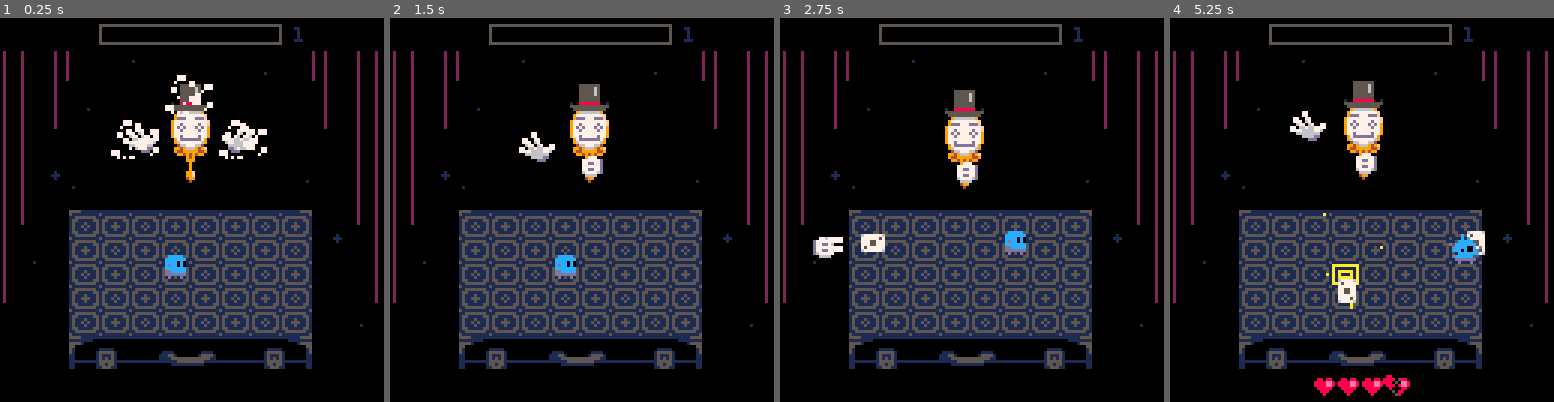
Above: before the commit, frames 1-4 (left to right).
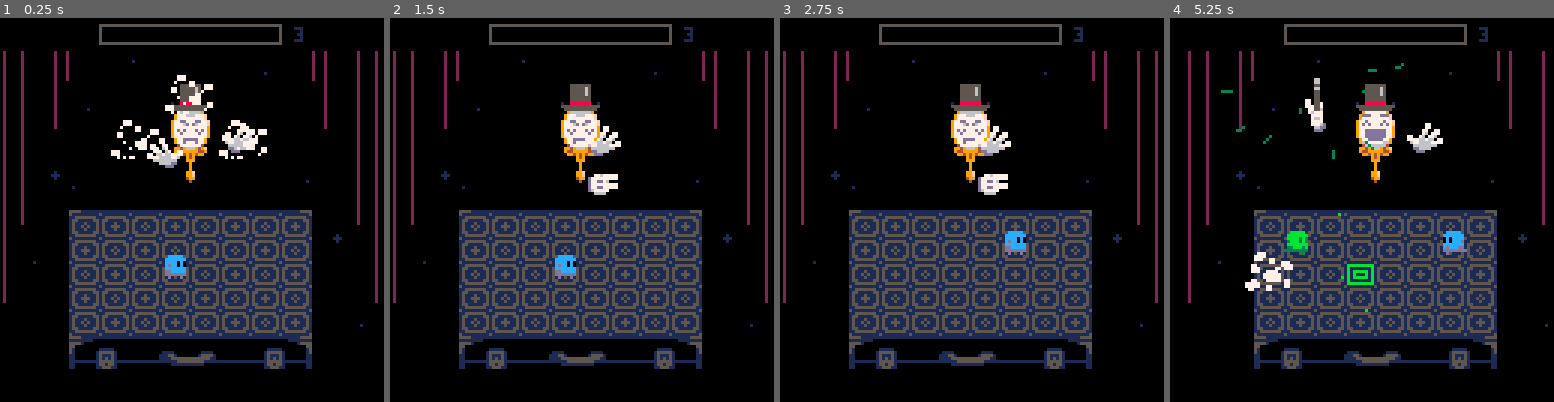
Above: after the commit, the same moments.

Repository: aylanonsense/just-one-boss
Game: PICO-8 cartridge cart.p8
The game is run twice, just before and just after one commit, with the same random seed, the same clock (stepped at 60 frames per second) and the same inputs.
Inputs:
- Up to frame 1 (0.25 s): no input
- Up to frame 2 (1.5 s): tap X (X key) at 0.33, 1.07 s; tap O (Z key) at 0.7 s
- Up to frame 3 (2.75 s): hold Right 1.6-2.1 s; tap O (Z key) at 1.7, 2.1, 2.5 s; tap X (X key) at 1.85 s; hold Up 2.15-2.42 s; hold Right from 2.47 s (still down)
- Up to frame 4 (5.25 s): tap O (Z key) every 0.4 s from 2.9 to 4.9 s; tap X (X key) at 2.97, 4.08, 5.2 s; release Right at 3.03 s; hold Left 3.08-3.58 s; hold Down 3.63-3.97 s; hold Right 4.02-4.68 s; hold Up 4.73-5.03 s; hold Left from 5.08 s (still down)

The runs differ from the first frame. In frame 1, 0.9% of the frame differs, in the area x 32-79%, y 2-40%; in frame 2, 2.5%; in frame 3, 3.0%; in frame 4, 24%, in the area x 0-99%, y 1-99%.

Commit message:
Casting spells with two wands

Diff:
--- a/cart.p8
+++ b/cart.p8
@@ -31,7 +31,7 @@
 local rainbow_color
 
 -- global config vars
-local beginning_phase=1
+local beginning_phase=3
 local tiles_collected
 
 -- global scene vars
@@ -372,7 +372,7 @@
 			end
 		end,
 		gain_health=function(self)
-			local health=10
+			local health=ternary(self.phase<1,10,7)
 			self.health=mid(0,self.health+health,60)
 			self.rainbow_frames=15+(self.health-self.visible_health)
 		end
@@ -624,8 +624,6 @@
 		idle_mult=0,
 		idle_x=0,
 		idle_y=0,
-		hover_frames=0,
-		hover_dir=1,
 		visible=false,
 		init=function(self)
 			self.coins={}
@@ -643,19 +641,6 @@
 			self.idle_y=self.idle_mult*2*sin(self.frames_alive/30)
 			decrement_counter_prop(self,"laser_charge_frames")
 			decrement_counter_prop(self,"laser_preview_frames")
-			if decrement_counter_prop(self,"hover_frames") then
-				self.vx=0
-				self.vy=0
-			end
-			-- hover left and right
-			if self.hover_frames>0 then
-				if self.x<=5 then
-					self.hover_dir=1
-				elseif self.x>=75 then
-					self.hover_dir=-1
-				end
-				self.vx,self.vy=2*self.hover_dir,0
-			end
 			self:apply_move()
 			self:apply_velocity()
 			-- create particles when charging laser
@@ -784,7 +769,11 @@
 			boss_health.health=0
 			spawn_magic_tile(140)
 			if boss_health.phase==3 then
-				return self:cast_reflection()
+				return self:promise("return_to_ready_position",2)
+					:and_then("cast_reflection",false)
+			elseif boss_health.phase==4 then
+				return self:promise("return_to_ready_position",2)
+					:and_then("cast_reflection",true)
 			else
 				return self:promise(10)
 			end
@@ -794,7 +783,6 @@
 			self.right_hand:cancel_everything()
 			self:cancel_promises()
 			self.vx,self.vy,self.movement=0,0 -- ,nil
-			self.hover_frames=0
 			self.laser_charge_frames=0
 			self.laser_preview_frames=0
 			foreach(entities,function(entity)
@@ -884,9 +872,29 @@
 				:and_then("bloom_flowers")
 				:and_then(30)
 		end,
-		cast_reflection=function(self)
-			local promise=self:promise("set_expression",2)
-				:and_then(self.left_hand,"move",23,10,20,ease_in,nil,true)
+		cast_reflection=function(self,upgraded_version)
+			local promise=self:promise("summon_wands",upgraded_version)
+				:and_then(30)
+			if upgraded_version then
+				promise:and_then(self.right_hand,"cast_spell")
+			end
+			return promise:and_then(self.left_hand,"cast_spell")
+				:and_then(self,"set_expression",3)
+				:and_then(function()
+					if upgraded_version then
+						-- todo
+					else
+						player_reflection=spawn_entity("player_reflection")
+					end
+				end)
+				:and_then(60)
+				:and_then("return_to_ready_position")
+				:and_then(60)
+		end,
+		summon_wands=function(self,right_hand_too)
+			local promise=self:promise("set_all_idle",false)
+				:and_then("set_expression",2)
+				:and_then(self.left_hand,"move",23,14,20,ease_in,nil,true)
 				:and_then("set_pose",1)
 			local i
 			for i=1,2 do
@@ -894,19 +902,15 @@
 					:and_then(self.right_hand,"move",-10,0,20,linear,{0,-3,0,-3},true)
 					:and_then("move",10,0,20,linear,{0,3,0,3},true)
 			end
+			if right_hand_too then
+				promise
+					:and_then(self.right_hand,"set_pose",1)
+					:and_then("summon_wand")
+			end
 			return promise
 				:and_then(self,"set_expression",1)
 				:and_then(self.left_hand,"summon_wand")
-				:and_then(30)
-				:and_then("move",-20,-14,12,ease_out,{-20,20,0,20},true)
-				:and_then("set_pose",6)
-				:and_then(self,"set_expression",3)
-				:and_then(function()
-					spawn_particle_burst(self.x-14,self.y-13,20,3,15)
-					freeze_and_shake_screen(0,20)
-					player_reflection=spawn_entity("player_reflection")
-				end)
-				:and_then(30)
+				:and_then(self)
 		end,
 		throw_cards=function(self,hand,heart_row)
 			local promises={}
@@ -937,17 +941,18 @@
 		end,
 		shoot_lasers=function(self)
 			self.left_hand:disapper()
-			return self:promise("set_held_state","right")
+			local promise=self:promise("set_held_state","right")
 				:and_then("set_expression",5)
 				:and_then("set_all_idle",false)
-				:and_then("move",10*player:col()-5,-20,20,ease_in)
-				:and_then("fire_laser")
-				:and_then("hover",5)
-				:and_then(10)
-				:and_then("fire_laser")
-				:and_then("hover",5)
-				:and_then(10)
-				:and_then("fire_laser")
+			local i
+			local col=rnd_int(0,7)
+			for i=1,3 do
+				col=(col+rnd_int(2,6))%8
+				promise=promise
+					:and_then("move",10*col+5,-20,15,ease_in,{0,-10,0,-10})
+					:and_then("fire_laser")
+			end
+			return promise
 		end,
 		-- lowest-level commands
 		bloom_flowers=function(self)
@@ -962,6 +967,7 @@
 		end,
 		return_to_ready_position=function(self,expression,held_hand)
 			self.left_hand.holding_wand=false
+			self.right_hand.holding_wand=false
 			return self:promise("set_expression",expression or 1)
 				:and_then(self.left_hand,"set_pose",3)
 				:and_then(self.right_hand,"set_pose",3)
@@ -1024,14 +1030,13 @@
 			end
 		end,
 		fire_laser=function(self)
-			return self:promise("charge_laser",14)
+			return self:promise("charge_laser",10)
 				:and_then(4)
-				:and_then("preview_laser",10)
+				:and_then("preview_laser",6)
 				:and_then("set_expression",0)
-				:and_then("spawn_laser",20)
+				:and_then("spawn_laser",14)
 				:and_then("set_expression",5)
-				:and_then("preview_laser",6)
-				:and_then(20)
+				:and_then("preview_laser",4)
 		end,
 		charge_laser=function(self,frames)
 			self.laser_charge_frames=frames
@@ -1044,10 +1049,6 @@
 		preview_laser=function(self,frames)
 			self.laser_preview_frames=frames
 			return frames
-		end,
-		hover=function(self,cols)
-			self.hover_frames=5*cols+1
-			return 5*cols
 		end,
 		despawn_coins=function(self)
 			local i
@@ -1126,22 +1127,38 @@
 				sspr2(12*self.pose-12,51,12,11,x-ternary(self.is_right_hand,7,4),y-8,self.is_right_hand)
 				if self.holding_wand then
 					if self.pose==1 then
-						sspr2(64,30,7,13,x+4,y-8)
+						sspr2(64,30,7,13,x+ternary(self.is_right_hand,-10,4),y-8,self.is_right_hand)
 					else
-						sspr2(71,30,7,13,x-2,y-16)
+						sspr2(71,30,7,13,x-ternary(self.is_right_hand,3,2),y-16,self.is_right_hand)
 					end
 				end
 			end
 		end,
 		-- highest-level commands
 		throw_cards=function(self,heart_row)
-			local promise=self:promise(11-self.dir*11)
+			local promise=self:promise(13-self.dir*13)
 				:and_then("set_idle",false)
 			local i
 			for i=ternary(self.is_right_hand,1,2),5,2 do
 				promise=promise:and_then("throw_card_at_row",i,i==heart_row)
 			end
 			return promise
+		end,
+		cast_spell=function(self)
+			return self:promise("move",40+20*self.dir,-30,12,ease_out,{-20,20,0,20},false)
+				:and_then("set_pose",6)
+				:and_then(function()
+					spawn_particle_burst(self.x,self.y-20,20,3,10)
+					freeze_and_shake_screen(0,20)
+				end)
+		end,
+		throw_card_at_row=function(self,row,has_heart)
+			return self:promise("move_to_row",row):and_then(12)
+				:and_then("set_pose",1):and_then("spawn_card",has_heart):and_then(12)
+				:and_then("set_pose",2):and_then(8)
+		end,
+		spawn_card=function(self,has_heart)
+			spawn_entity("playing_card",self.x-10*self.dir,self.y,{vx=-self.dir,has_heart=has_heart})
 		end,
 		grab_mirror_handle=function(self,mirror)
 			return self:promise("set_pose",3)
@@ -1168,15 +1185,10 @@
 		end,
 		summon_wand=function(self)
 			self.holding_wand=true
-			return self:promise("poof",10)
+			return self:promise("poof",-10*self.dir)
 		end,
 		set_idle=function(self,idle)
 			self.is_idle=idle
-		end,
-		throw_card_at_row=function(self,row,has_heart)
-			return self:promise("move_to_row",row):and_then(10)
-				:and_then("set_pose",1):and_then("spawn_card",has_heart):and_then(10)
-				:and_then("set_pose",2):and_then(4)
 		end,
 		release_mirror=function(self)
 			self.held_mirror=nil
@@ -1200,7 +1212,6 @@
 				:and_then("move",40+50*self.dir,8*row-4,20,ease_in_out,{10*self.dir,-10,10*self.dir,10})
 				:and_then("set_pose",2)
 		end,
-		-- lowest-level commands
 		set_pose=function(self,pose)
 			if not self.held_mirror then
 				self.pose=pose
@@ -1209,9 +1220,6 @@
 		poof=function(self,dx,dy)
 			spawn_entity("poof",self.x+(dx or 0),self.y+(dy or 0))
 			return 12
-		end,
-		spawn_card=function(self,has_heart)
-			spawn_entity("playing_card",self.x-10*self.dir,self.y,{vx=-self.dir,has_heart=has_heart})
 		end,
 		--
 		-- move_to_home=function(self,x,y)
@@ -1739,7 +1747,7 @@
 -- magic tile functions
 function on_magic_tile_picked_up(tile)
 	if boss_health.health<60 then
-		spawn_magic_tile(ternary(boss_health.phase<1,80,100)-min(tile.frames_alive,30)) -- 30 frame grace period
+		spawn_magic_tile(ternary(boss_health.phase<1,80,120)-min(tile.frames_alive,30)) -- 30 frame grace period
 	end
 	tiles_collected=increment_counter(tiles_collected)
 	if boss_health.phase==0 then
